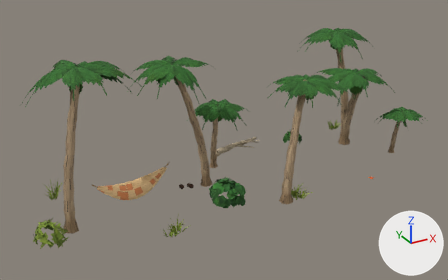
Two versions of the glTF model public/assets/world/plot_palm_spit/model.glb, one commit apart.
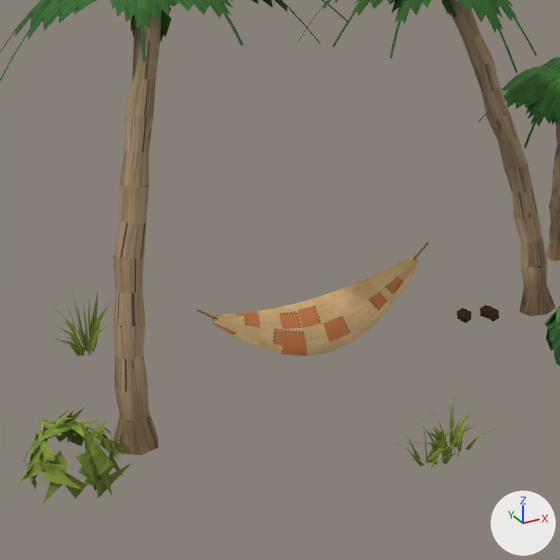
There are two pictures of each version: one whole from a camera (50 mm lens) standing at (-11.1, -19.98, 11.91) and looking at (-0.04, 0.13, 1.86), one close up on the part from 6% to 48% of the width and 29% to 96% of the height. Arrows for +X, +Y and +Z are at lower right; the lights stay in place. The last two pictures show the newer version. Where no turn or scale is listed for an object, it has been applied to the vertices. Vertices at exactly the same position are counted once.

Names of what the first close-up shows: 'plot_palm_spit'.
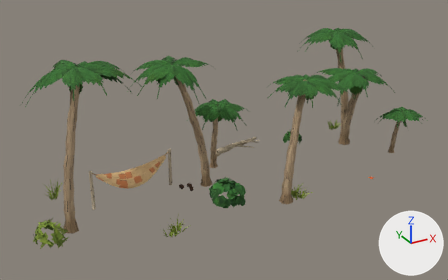
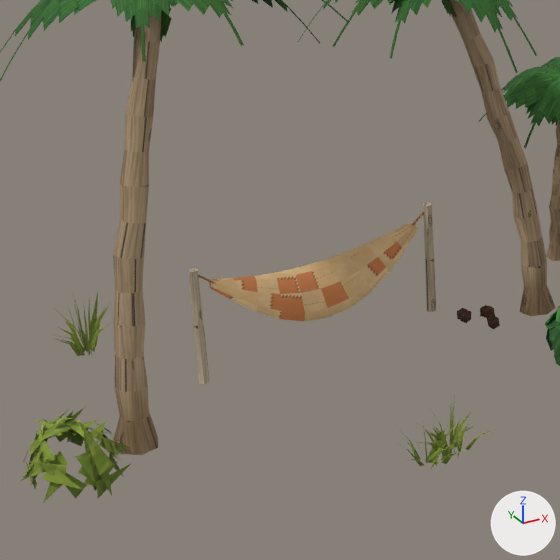
What differs and where, as boxes [x1, y1, x2, y2] in the close-ups (560 x 560 px; the box of a moved part takes in the faces that stretch with it):
```json
{"part": 1, "of": "me_plot_palm_spit", "change": "moved or reshaped", "before": [197, 309, 218, 320], "after": [198, 275, 214, 284]}
{"part": 2, "of": "me_plot_palm_spit", "change": "moved or reshaped", "before": [413, 242, 429, 260], "after": [412, 212, 424, 226]}
{"part": 3, "of": "me_plot_palm_spit", "change": "moved or reshaped", "before": [213, 256, 420, 356], "after": [209, 222, 418, 322]}
{"part": 4, "of": "me_plot_palm_spit", "change": "added", "after": [189, 268, 209, 384], "on screen": "brown"}
{"part": 5, "of": "me_plot_palm_spit", "change": "added", "after": [423, 203, 436, 312], "on screen": "brown"}
{"part": 6, "of": "me_plot_palm_spit", "change": "moved or reshaped", "before": [425, 308, 499, 466], "after": [425, 316, 500, 466]}
```

Scene script edits in JSON lines:
```json
{"block": "me_plot_palm_spit", "where": "# used by ob_plot_palm_spit; location = (0.55, 0.32, 2.89)"}
{"op": "remove", "block": "me_plot_palm_spit", "code": "me_plot_palm_spit.from_pydata(...)  # 6941 vertices, 6930 faces; spans x -8.7..8.7, y -3.6..3.6, z -2.9..2.9"}
{"op": "add", "block": "me_plot_palm_spit", "code": "me_plot_palm_spit.from_pydata(...)  # 6977 vertices, 6986 faces; spans x -8.7..8.7, y -3.6..3.6, z -2.9..2.9"}
{"block": "me_plot_palm_spit", "change": "me_plot_palm_spit part 1: the loose piece of 36 vertices spanning x -6.0..-5.8, y 0.2, z -2.1..-1.8 is moved by (0.0, 0.0, 0.5)"}
{"block": "me_plot_palm_spit", "change": "me_plot_palm_spit part 2: the loose piece of 36 vertices spanning x -2.9..-2.7, y 0.5..0.6, z -2.1..-1.8 is moved by (0.0, 0.0, 0.5)"}
{"block": "me_plot_palm_spit", "change": "me_plot_palm_spit part 3: the loose piece of 88 vertices spanning x -5.9..-2.8, y 0.1..0.7, z -2.9..-2.0 is moved by (0.0, 0.0, 0.5)"}
{"block": "me_plot_palm_spit", "change": "me_plot_palm_spit part 4: a new loose piece of 18 vertices spanning x -6.1..-6.0, y 0.1..0.2, z -2.9..-1.3, in mat_cove_atlas"}
{"block": "me_plot_palm_spit", "change": "me_plot_palm_spit part 5: a new loose piece of 18 vertices spanning x -2.7..-2.6, y 0.5..0.6, z -2.9..-1.3, in mat_cove_atlas"}
{"block": "me_plot_palm_spit", "change": "me_plot_palm_spit part 6"}
{"block": "me_plot_palm_spit", "change": "5 vertices are removed from x -2.2..-2.1, y -0.4..-0.3, z -2.6"}
{"block": "me_plot_palm_spit", "change": "90 faces are deleted"}
{"block": "me_plot_palm_spit", "change": "15 vertices move within x -4.3..4.0, y -3.0..2.4, z -2.9..-2.3"}
{"block": "me_plot_palm_spit", "change": "5 vertices are added at (-2.2, -0.3, -2.9), (-2.2, -0.4, -2.8), (-2.1, -0.3, -2.8), (-2.2, -0.3, -2.8), (-2.1, -0.3, -2.7)"}
{"block": "me_plot_palm_spit", "change": "35 new faces join them, mat_cove_atlas"}
{"block": "me_plot_palm_spit", "change": "55 new faces join them, mat_cove_atlas_ds"}
{"block": "me_plot_palm_spit", "change": "other edits to the shape of me_plot_palm_spit do not show in these pictures"}
```
